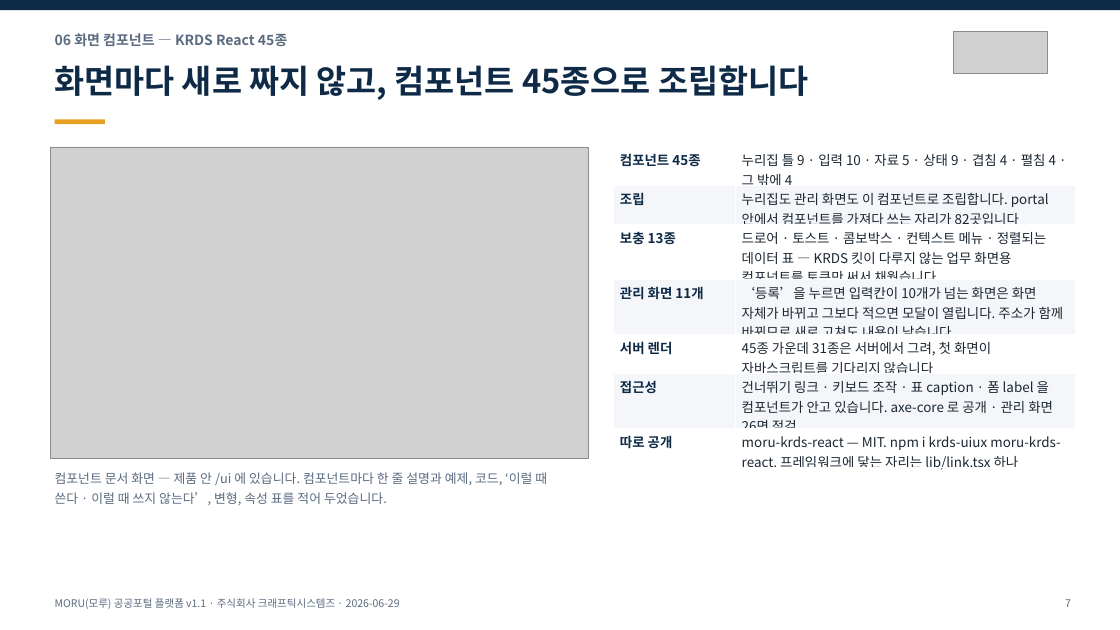
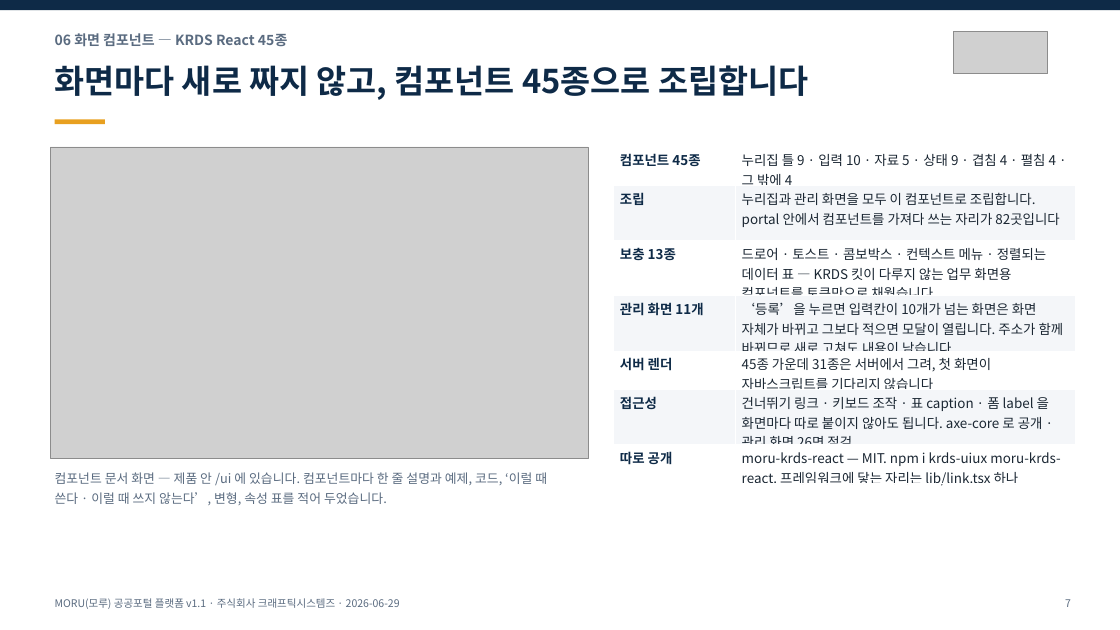
Before and after one commit to mhb8436/moru-release, a slide deck: slide 7 of docs/MORU-발표자료-v1.1.pptx. Drawn at 1120x630 pixels with LibreOffice and Linux fonts; fonts in the diff are those of the drawing; grey boxes stand for pictures. Boxes give left, top, right and bottom in pixels: in the first picture for what was removed or moved away, otherwise in the second. Text is boxed around its words. In the diff, an @@ line names an element or a change of style, - is before the commit and + after.

Commit message:
문장을 자연스러운 한국어로 다시 쓴다 — README · 랜딩 · 소개서 · 리플릿 · 발표 자료
끊어 놓은 짧은 문장을 이어 붙이고, 억지스러운 구어체를 표준 문어체로 바꿨다.
뜨고→실행되며 · 가릅니다→처리합니다 · 재 봅니다→측정합니다 · 섭니다→동작합니다 ·
몰아 두어도→모아도 · 사 와야 하는→구매해야 하는 · 바깥 서비스를 부르지→외부 서비스를 호출하지 ·
프레임워크일 뿐→말 그대로 프레임워크이며 · 토큰만 써서→토큰만으로.

숫자 · 영문 이름 · 코드 · 링크는 그대로 두었다. 소개서는 A4 10쪽, 리플릿은 앞뒤 한 장,
발표 자료는 16장 그대로이며 넘치거나 잘린 곳은 없다.

```diff
--- a/docs/MORU-발표자료-v1.1.pptx
+++ b/docs/MORU-발표자료-v1.1.pptx
@@ table at (613, 147, 1075, 490) @@
-row 2, column 2: 누리집도 관리 화면도 이 컴포넌트로 조립합니다. portal 안에서 컴포넌트를 가져다 쓰는 자리가 82곳입니다
+row 2, column 2: 누리집과 관리 화면을 모두 이 컴포넌트로 조립합니다. portal 안에서 컴포넌트를 가져다 쓰는 자리가 82곳입니다
-row 3, column 2: 드로어 · 토스트 · 콤보박스 · 컨텍스트 메뉴 · 정렬되는 데이터 표 — KRDS 킷이 다루지 않는 업무 화면용 컴포넌트를 토큰만 써서 채웠습니다
+row 3, column 2: 드로어 · 토스트 · 콤보박스 · 컨텍스트 메뉴 · 정렬되는 데이터 표 — KRDS 킷이 다루지 않는 업무 화면용 컴포넌트를 토큰만으로 채웠습니다
-row 6, column 2: 건너뛰기 링크 · 키보드 조작 · 표 caption · 폼 label 을 컴포넌트가 안고 있습니다. axe-core 로 공개 · 관리 화면 26면 점검
+row 6, column 2: 건너뛰기 링크 · 키보드 조작 · 표 caption · 폼 label 을 화면마다 따로 붙이지 않아도 됩니다. axe-core 로 공개 · 관리 화면 26면 점검
```
Also in this commit, not shown: 3 other slides changed, 5 other files.
